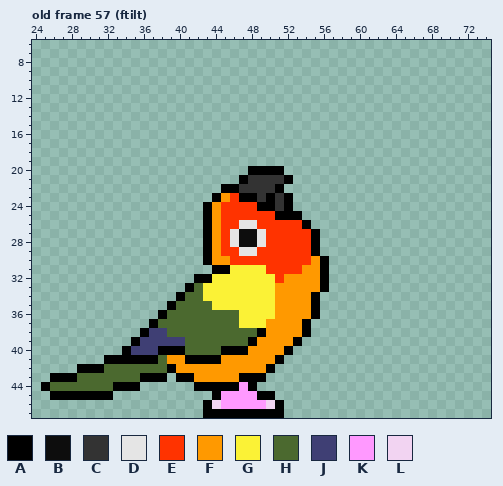
Pixel-art file, stored at Citrus/aseprite/citrus_roa_2.aseprite. The picture above is the old version.
96x48 pixels, 103 frames. Shown: old frame 57 (ftilt): x 24..74, y 6..47. The commit also changed other frames, which this record leaves out.
Visible layers, top first: "fx", "Wing", "Eye", "Tail", "Body", "back wing", "Talons".
Palette (. is transparent): A #000000  B #0d0d0d  C #333333  D #e5e5e5  E #ff3300  F #ff9900  G #fbf236  H #4b692f  J #3f3f74  K #ff99ff  L #f2d4f2
Pixels before, old frame 57 (ftilt), first column x 25:
20 .......................AAAA.....
21 ......................ACCCCA....
22 ....................AACCCCA.....
23 ...................AFEAACACA....
24 ..................AFEEEEAACA....
25 ..................AFEEEEEEAAA...
26 ..................AFEEDDEEEEEA..
27 ..................AFEDBBDEEEEEA.
28 ..................AFEDBBDEEEEEA.
29 ..................AFEEDDEEEEEEA.
30 ..................AFFEEEEEEEEEFA
31 ...................AAGGGGEEEEFFA
32 .................AAGGGGGGGEFFFFA
33 ................AHGGGGGGGGFFFFFA
34 ...............AHHGGGGGGGGFFFFA.
35 ..............AHHHHGGGGGGGFFFFA.
36 .............AHHHHHHHHGGGGFFFFA.
37 ............AHHHHHHHHHGGGFFFFA..
38 ...........AJJHHHHHHHHHHAFFFFA..
39 ..........AJJJJJHHHHHHHAFFFFA...
40 .........AJJJAAAHHHHAAAFFFFA....
41 .......AAAAAAHFFAAAAFFFFFFA.....
42 ....AAAHHHHHHHAFFFFFFFFFFA......
43 .AAAHHHHHHHAAA.AAFFFFFAAA.......
44 AHHHHHHHAAA......AAAAAKA........
45 .AAAAAAA...........AKKKKAA......
46 ..................ALKKKKKLA.....
47 ..................AAAAAAAAA.....
New version:
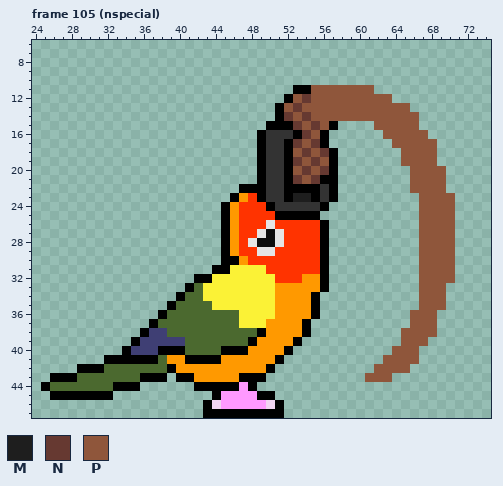
Colours new in this view: M #1e1e1e  N #663931  P #8f563b
A new or re-ordered frame is compared with the old frame closest to it.
Log entry: start work on nspecial
From old to new:
frames 103 -> 123
Changed rows in their new state; - is an unchanged pixel.
Frame 105 (nspecial) is new; against old frame 57 (ftilt):
first column x 43:
11 ----------AAPPPPPPP---------
12 ---------APNPPPPPPPPP-------
13 --------APNPPPPPPPPPPPP-----
14 --------ANPNPPPPPPPPPPPP----
15 -------AAANPNPA----PPPPP----
16 ------ACCCANPA------PPPPP---
17 ------ACCANPNA-------PPPPP--
18 ------ACCAPNPNA-------PPPP--
19 ------ACCANPNPA-------PPPP--
20 -----.-CCAPNPNA--------PPPP-
21 ----..A---NPNAA--------PPPP-
22 --..AAA-CAAAACA--------PPPP-
23 -..AFEAC--MMACA---------PPPP
24 ..AF--E--CCCCA----------PPPP
25 ..AF-------AA-----------PPPP
26 ..AFEE-D---EEA----------PPPP
27 ..AFEE-BD---EA----------PPPP
28 ..AFEDBBD---EA----------PPPP
29 ..AFEEDD----EA----------PPPP
30 ..AAF-------E-----------PPPP
31 -----------EE-----------PPPP
32 ---------EE-------------PPPP
33 ------------------------PPP-
34 ------------------------PPP-
35 ------------------------PPP-
36 -----------------------PPP--
37 -----------------------PPP--
38 ----------------------PPPP--
39 ----------------------PPP---
40 ---------------------PPP----
41 --------------------PPPP----
42 -------------------PPPP-----
43 ------------------PPP-------
Pixel boxes of the changes (left, top, right, bottom) in both pictures:
changed: (203, 85, 455, 382)
